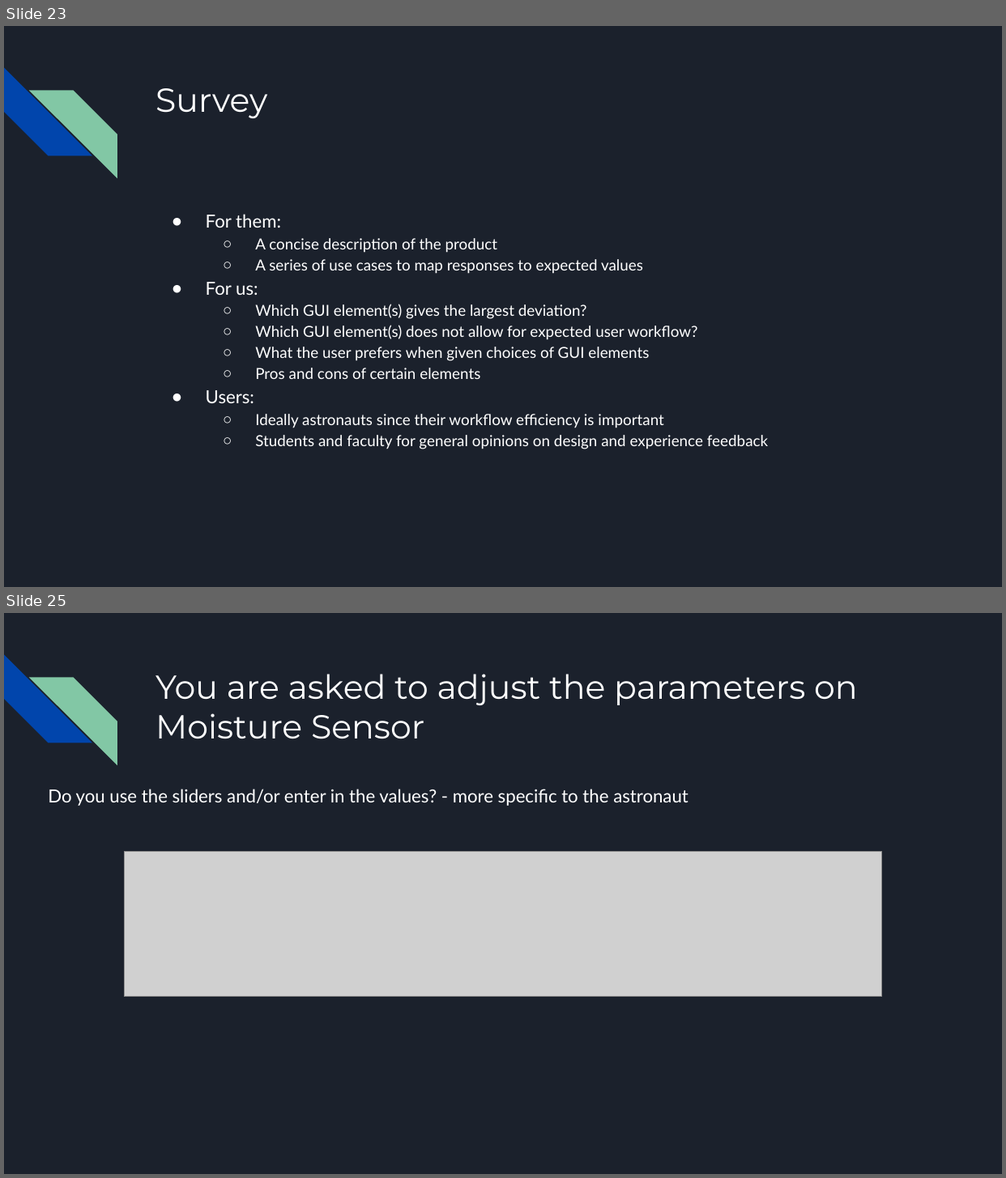
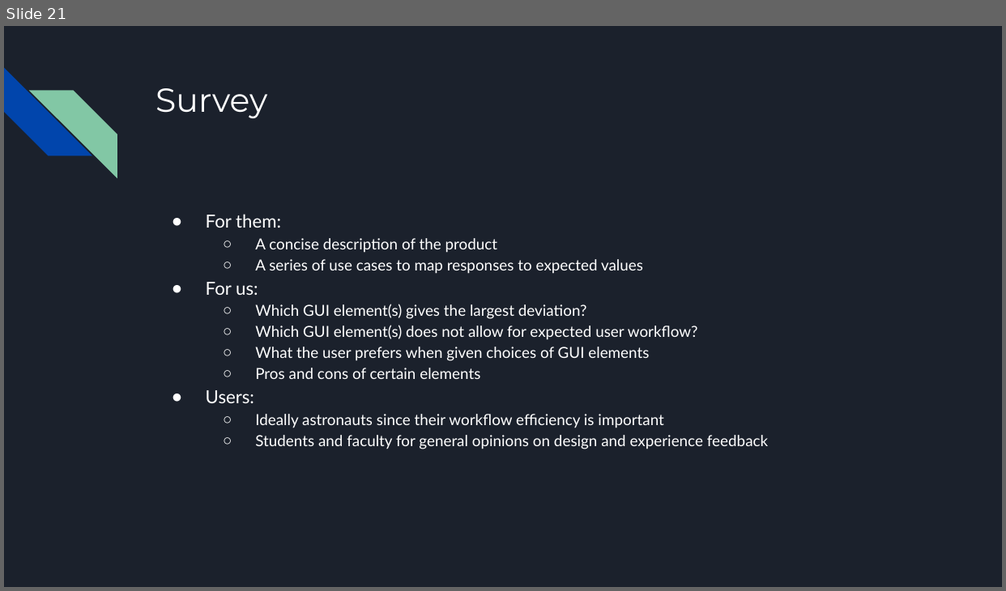
Before and after one commit to killsap/automated-multi-cycle-farming-in-space-website, a slide deck: docs/Milestone4Presentation.pptx. Shown one above the other, each under a label of ours: slides 23 and 25 before the commit, slide 21 after it; the slides between them are not shown. The pictures are 1006x1178 and 1006x591 pixels, drawn with LibreOffice and Linux fonts; fonts in the diff are those of the drawing; grey boxes stand for pictures. Boxes give left, top, right and bottom in pixels: in the first picture for what was removed or moved away, otherwise in the second. Text is boxed around its words. In the diff, an @@ line names an element or a change of style, - is before the commit and + after.

```diff
--- a/docs/Milestone4Presentation.pptx
+++ b/docs/Milestone4Presentation.pptx
@@ slide 25 removed at (4,613,1002,1174), background #1B212C; not listed: 2 template elements that a slide beside it also shows @@
@@ title removed at (155,674,858,739) @@
-You are asked to adjust the parameters on Moisture Sensor
@@ text removed at (48,789,688,806) @@
-Do you use the sliders and/or enter in the values? - more specific to the astronaut
@@ picture removed at (124,851,881,997) @@
@@ what was slide 23 is now slide 21 @@
```
Also in this commit, not shown: 7 other slides removed.
